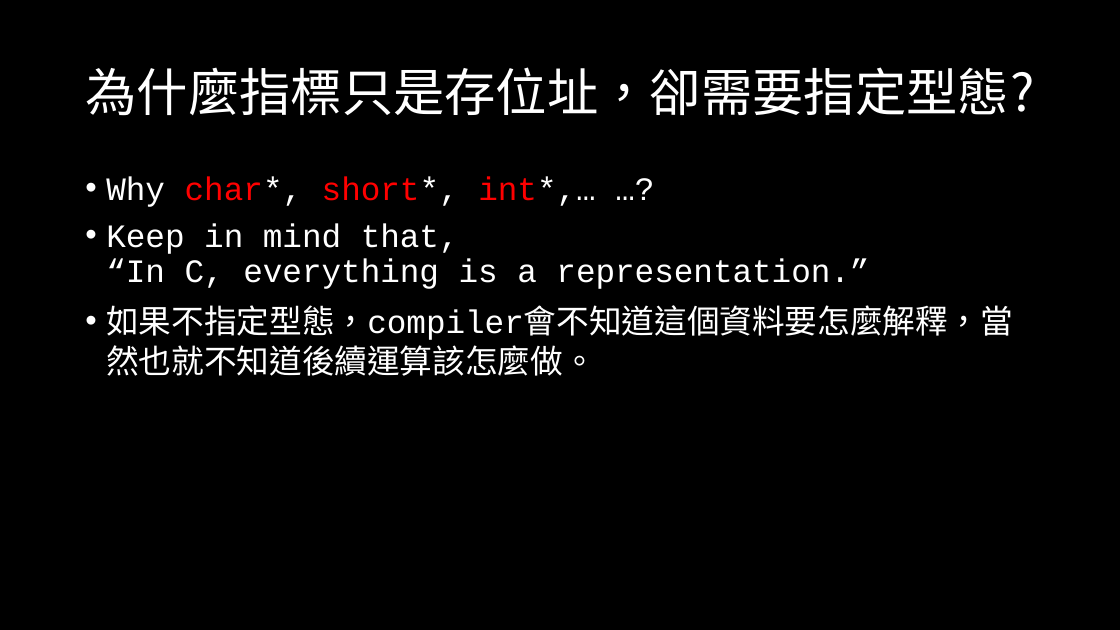
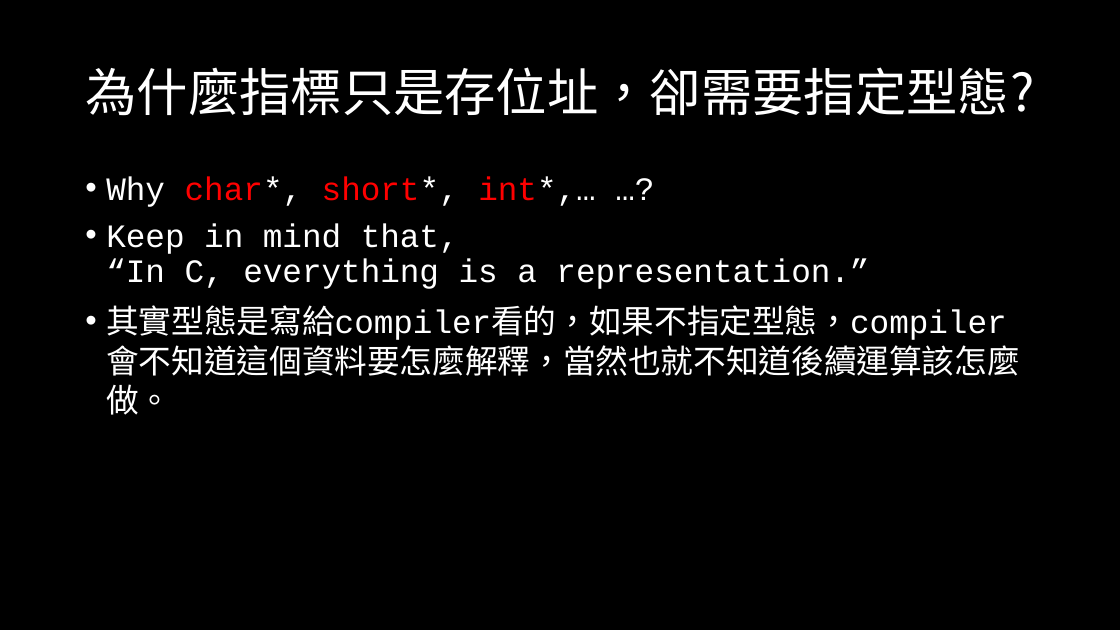
Before and after one commit to OEmiliatanO/those_c_prog_didnt_teach, a slide deck: slide 12 of Ch2/Ch2-pointer & array.pptx (slide 7 before the commit). Drawn at 1120x630 pixels with LibreOffice and Linux fonts; fonts in the diff are those of the drawing. Boxes give left, top, right and bottom in pixels: in the first picture for what was removed or moved away, otherwise in the second. Text is boxed around its words. In the diff, an @@ line names an element or a change of style, - is before the commit and + after.

```diff
--- a/Ch2/Ch2-pointer & array.pptx
+++ b/Ch2/Ch2-pointer & array.pptx
@@ text at box(106, 305, 1019, 415): text changed @@
-• 如果不指定型態，compiler會不知道這個資料要怎麼解釋，當然也就不知道後續運算該怎麼做。
+• 其實型態是寫給compiler看的，如果不指定型態，compiler會不知道這個資料要怎麼解釋，當然也就不知道後續運算該怎麼做。
```
Also in this commit, not shown: 36 other slides changed, 12 slides added, 3 other files.
